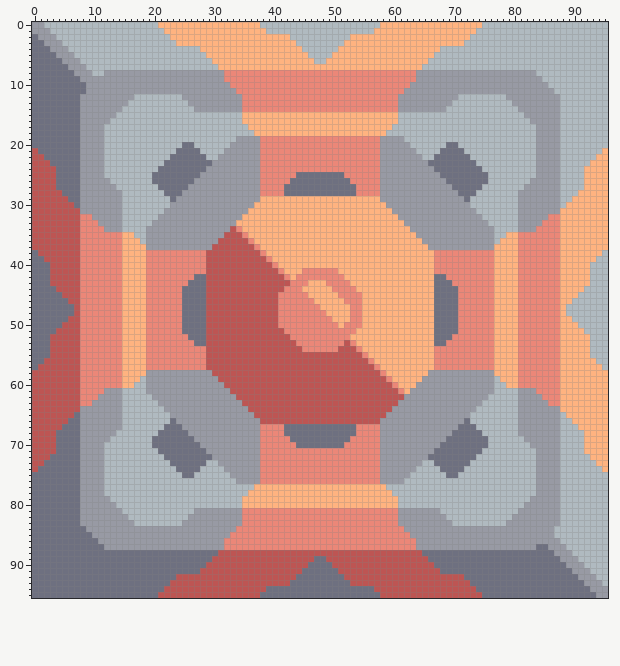
Sprite sheet -- sprites/blocks/storage/flickering/core-flickering.png. Above is the file before it was changed.
The file is 96x96 pixels. Colours within 5 levels of each other are drawn and written as one.
Now the later version:
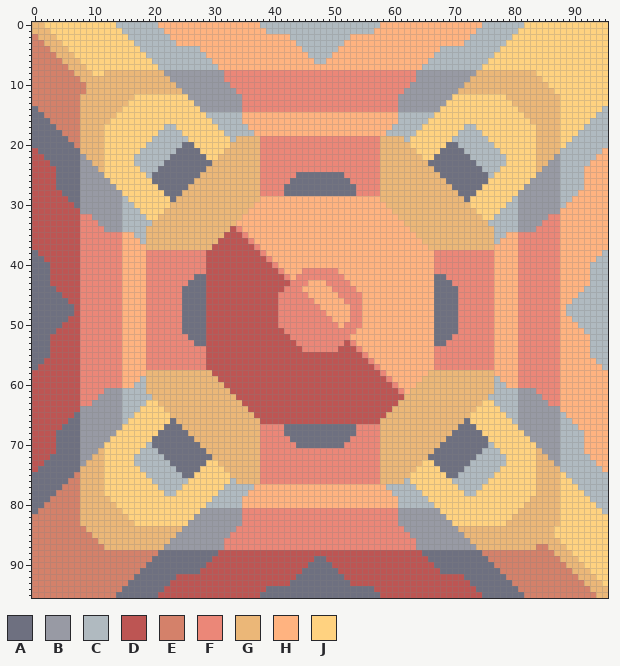
Palette (. is transparent): A #6e7080  B #989aa4  C #b0bac0  D #bd5553  E #d4816a  F #eb8778  G #ebb778  H #ffb380  J #ffd280
Edits made:
Changed rows in their new state; - is an unchanged pixel.
first column x 0:
 0 GGJJJJJJJJJJJJ--------------------------------------------------------------------JJJJJJJJJJJJJJ
 1 GGGJJJJJJJJJJJJ------------------------------------------------------------------JJJJJJJJJJJJJJJ
 2 EGGGJJJJJJJJJJJJ----------------------------------------------------------------JJJJJJJJJJJJJJJJ
 3 EEGGGJJJJJJJJJJJJ--------------------------------------------------------------JJJJJJJJJJJJJJJJJ
 4 EEEGGGJJJJJJJJJJJJ------------------------------------------------------------JJJJJJJJJJJJJJJJJJ
 5 EEEEGGGJJJJJJJJJJJJ----------------------------------------------------------JJJJJJJJJJJJJJJJJJJ
 6 EEEEEGGGJJJJJJJJJJJJ--------------------------------------------------------JJJJJJJJJJJJJJJJJJJJ
 7 EEEEEEGGGJJJJJJJJJJJJ------------------------------------------------------JJJJJJJJJJJJJJJJJJJJJ
 8 EEEEEEEGGGJJGGGGGGGGGG----------------------------------------------------GGGGGGGGGGJJJJJJJJJJJJ
 9 EEEEEEEEGGGGGGGGGGGGGGG--------------------------------------------------GGGGGGGGGGGGJJJJJJJJJJJ
10 EEEEEEEEEGGGGGGGGGGGGGGG------------------------------------------------GGGGGGGGGGGGGGJJJJJJJJJJ
11 EEEEEEEEEGGGGGGGGGGGGGGGG----------------------------------------------GGGGGGGGGGGGGGGGJJJJJJJJJ
12 EEEEEEEEGGGGGGGGGJJJJJJJJJ--------------------------------------------JJJJJJJJJGGGGGGGGGJJJJJJJJ
13 EEEEEEEEGGGGGGGGJJJJJJJJJJJ------------------------------------------JJJJJJJJJJJGGGGGGGGJJJJJJJJ
14 -EEEEEEEGGGGGGGJJJJJJJJJJJJJ----------------------------------------JJJJJJJJJJJJJGGGGGGGJJJJJJJ-
15 --EEEEEEGGGGGGJJJJJJJJJJJJJJJ--------------------------------------JJJJJJJJJJJJJJJGGGGGGJJJJJJ--
16 ---EEEEEGGGGGJJJJJJJJJJJJJJJJJ------------------------------------JJJJJJJJJJJJJJJJJGGGGGJJJJJ---
17 ----EEEEGGGGJJJJJJJJJJ--JJJJJJJ----------------------------------JJJJJJJ--JJJJJJJJJJGGGGJJJJ----
18 -----EEEGGGGJJJJJJJJJ----JJJJJJJ--------------------------------JJJJJJJ----JJJJJJJJJGGGGJJJ-----
19 ------EEGGGGJJJJJJJJ------JJJJJJJ-GGGG--------------------GGGG-JJJJJJJ------JJJJJJJJGGGGJJ------
20 -------EGGGGJJJJJJJ--------JJJJJJGGGGG--------------------GGGGGJJJJJJ--------JJJJJJJGGGGJ-------
21 --------GGGGJJJJJJ----------JJJJGGGGGG--------------------GGGGGGJJJJ----------JJJJJJGGGG--------
22 ---------GGGJJJJJ------------JJGGGGGGG--------------------GGGGGGGJJ------------JJJJJGGG---------
23 ----------GGJJJJJ-------------GGGGGGGG--------------------GGGGGGGG-------------JJJJJGG----------
24 -----------GJJJJJJ-----------GGGGGGGGG--------------------GGGGGGGGG-----------JJJJJJG-----------
25 ------------JJJJJJJ---------GGGGGGGGGG--------------------GGGGGGGGGG---------JJJJJJJ------------
26 -------------JJJJJJJ-------GGGGGGGGGGG--------------------GGGGGGGGGGG-------JJJJJJJ-------------
27 --------------JJJJJJJ-----GGGGGGGGGGGG--------------------GGGGGGGGGGGG-----JJJJJJJ--------------
28 ---------------JJJJJJJ---GGGGGGGGGGGGG--------------------GGGGGGGGGGGGG---JJJJJJJ---------------
29 ----------------JJJJJJJ-GGGGGGGGGGGGGG--------------------GGGGGGGGGGGGGG-JJJJJJJ----------------
30 -----------------JJJJJJGGGGGGGGGGGGGG----------------------GGGGGGGGGGGGGGJJJJJJ-----------------
31 ------------------JJJJGGGGGGGGGGGGGG------------------------GGGGGGGGGGGGGGJJJJ------------------
32 -------------------JJGGGGGGGGGGGGGG--------------------------GGGGGGGGGGGGGGJJ-------------------
33 --------------------GGGGGGGGGGGGGG----------------------------GGGGGGGGGGGGGG--------------------
34 -------------------GGGGGGGGGGGGGG------------------------------GGGGGGGGGGGGGG-------------------
35 -------------------GGGGGGGGGGGGG--------------------------------GGGGGGGGGGGGG-------------------
36 -------------------GGGGGGGGGGGG----------------------------------GGGGGGGGGGGG-------------------
37 -------------------GGGGGGGGGGG------------------------------------GGGGGGGGGGG-------------------
first column x 0:
58 -------------------GGGGGGGGGGG------------------------------------GGGGGGGGGGG-------------------
59 -------------------GGGGGGGGGGGG----------------------------------GGGGGGGGGGGG-------------------
60 -------------------GGGGGGGGGGGGG--------------------------------GGGGGGGGGGGGG-------------------
61 -------------------GGGGGGGGGGGGGG------------------------------GGGGGGGGGGGGGG-------------------
62 --------------------GGGGGGGGGGGGGG----------------------------GGGGGGGGGGGGGG--------------------
63 -------------------JJGGGGGGGGGGGGGG--------------------------GGGGGGGGGGGGGGJJ-------------------
64 ------------------JJJJGGGGGGGGGGGGGG------------------------GGGGGGGGGGGGGGJJJJ------------------
65 -----------------JJJJJJGGGGGGGGGGGGGG----------------------GGGGGGGGGGGGGGJJJJJJ-----------------
66 ----------------JJJJJJJ-GGGGGGGGGGGGGG--------------------GGGGGGGGGGGGGG-JJJJJJJ----------------
67 ---------------JJJJJJJ---GGGGGGGGGGGGG--------------------GGGGGGGGGGGGG---JJJJJJJ---------------
68 --------------JJJJJJJ-----GGGGGGGGGGGG--------------------GGGGGGGGGGGG-----JJJJJJJ--------------
69 -------------JJJJJJJ-------GGGGGGGGGGG--------------------GGGGGGGGGGG-------JJJJJJJ-------------
70 ------------JJJJJJJ---------GGGGGGGGGG--------------------GGGGGGGGGG---------JJJJJJJ------------
71 -----------GJJJJJJ-----------GGGGGGGGG--------------------GGGGGGGGG-----------JJJJJJG-----------
72 ----------GGJJJJJ-------------GGGGGGGG--------------------GGGGGGGG-------------JJJJJGG----------
73 ---------GGGJJJJJ------------JJGGGGGGG--------------------GGGGGGGJJ------------JJJJJGGG---------
74 --------GGGGJJJJJJ----------JJJJGGGGGG--------------------GGGGGGJJJJ----------JJJJJJGGGG--------
75 -------EGGGGJJJJJJJ--------JJJJJJGGGGG--------------------GGGGGJJJJJJ--------JJJJJJJGGGGJ-------
76 ------EEGGGGJJJJJJJJ------JJJJJJJ-GGGG--------------------GGGG-JJJJJJJ------JJJJJJJJGGGGJJ------
77 -----EEEGGGGJJJJJJJJJ----JJJJJJJ--------------------------------JJJJJJJ----JJJJJJJJJGGGGJJJ-----
78 ----EEEEGGGGJJJJJJJJJJ--JJJJJJJ----------------------------------JJJJJJJ--JJJJJJJJJJGGGGJJJJ----
79 ---EEEEEGGGGGJJJJJJJJJJJJJJJJJ------------------------------------JJJJJJJJJJJJJJJJJGGGGGJJJJJ---
80 --EEEEEEGGGGGGJJJJJJJJJJJJJJJ--------------------------------------JJJJJJJJJJJJJJJGGGGGGJJJJJJ--
81 -EEEEEEEGGGGGGGJJJJJJJJJJJJJ----------------------------------------JJJJJJJJJJJJJGGGGGGGJJJJJJJ-
82 EEEEEEEEGGGGGGGGJJJJJJJJJJJ------------------------------------------JJJJJJJJJJJGGGGGGGGJJJJJJJJ
83 EEEEEEEEGGGGGGGGGJJJJJJJJJ--------------------------------------------JJJJJJJJJGGGGGGGGGJJJJJJJJ
84 EEEEEEEEEGGGGGGGGGGGGGGGG----------------------------------------------GGGGGGGGGGGGGGGGJJJJJJJJJ
85 EEEEEEEEEEGGGGGGGGGGGGGG------------------------------------------------GGGGGGGGGGGGGGGJJJJJJJJJ
86 EEEEEEEEEEEGGGGGGGGGGGG--------------------------------------------------GGGGGGGGGGGGGGGJJJJJJJJ
87 EEEEEEEEEEEEGGGGGGGGGG----------------------------------------------------GGGGGGGGGGEEGGGJJJJJJJ
88 EEEEEEEEEEEEEEEEEEEEE------------------------------------------------------EEEEEEEEEEEEGGGJJJJJJ
89 EEEEEEEEEEEEEEEEEEEE--------------------------------------------------------EEEEEEEEEEEEGGGJJJJJ
90 EEEEEEEEEEEEEEEEEEE----------------------------------------------------------EEEEEEEEEEEEGGGJJJJ
91 EEEEEEEEEEEEEEEEEE------------------------------------------------------------EEEEEEEEEEEEGGGJJJ
92 EEEEEEEEEEEEEEEEE--------------------------------------------------------------EEEEEEEEEEEEGGGJJ
93 EEEEEEEEEEEEEEEE----------------------------------------------------------------EEEEEEEEEEEEGGGJ
94 EEEEEEEEEEEEEEE------------------------------------------------------------------EEEEEEEEEEEEGGG
95 EEEEEEEEEEEEEE--------------------------------------------------------------------EEEEEEEEEEEEGG
Boxes around the changes in both pictures, in picture pixels (x1, y1, x2, y2):
changed: (32, 22, 260, 250)
changed: (380, 22, 608, 250)
changed: (32, 370, 260, 598)
changed: (380, 370, 608, 598)
